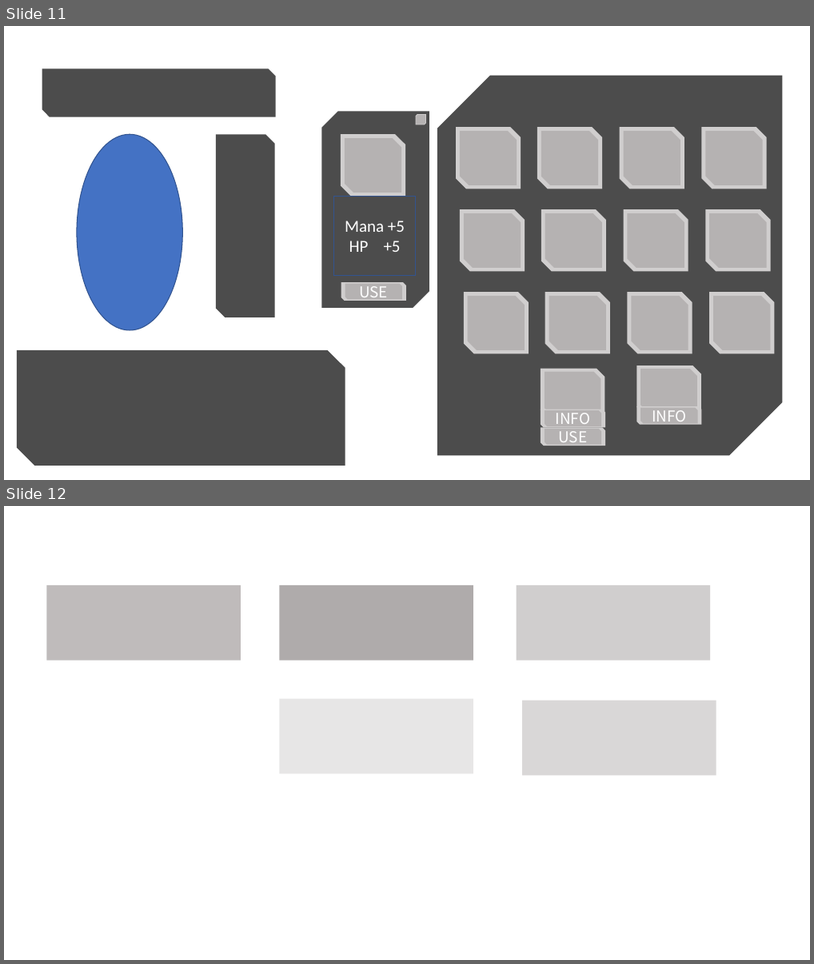
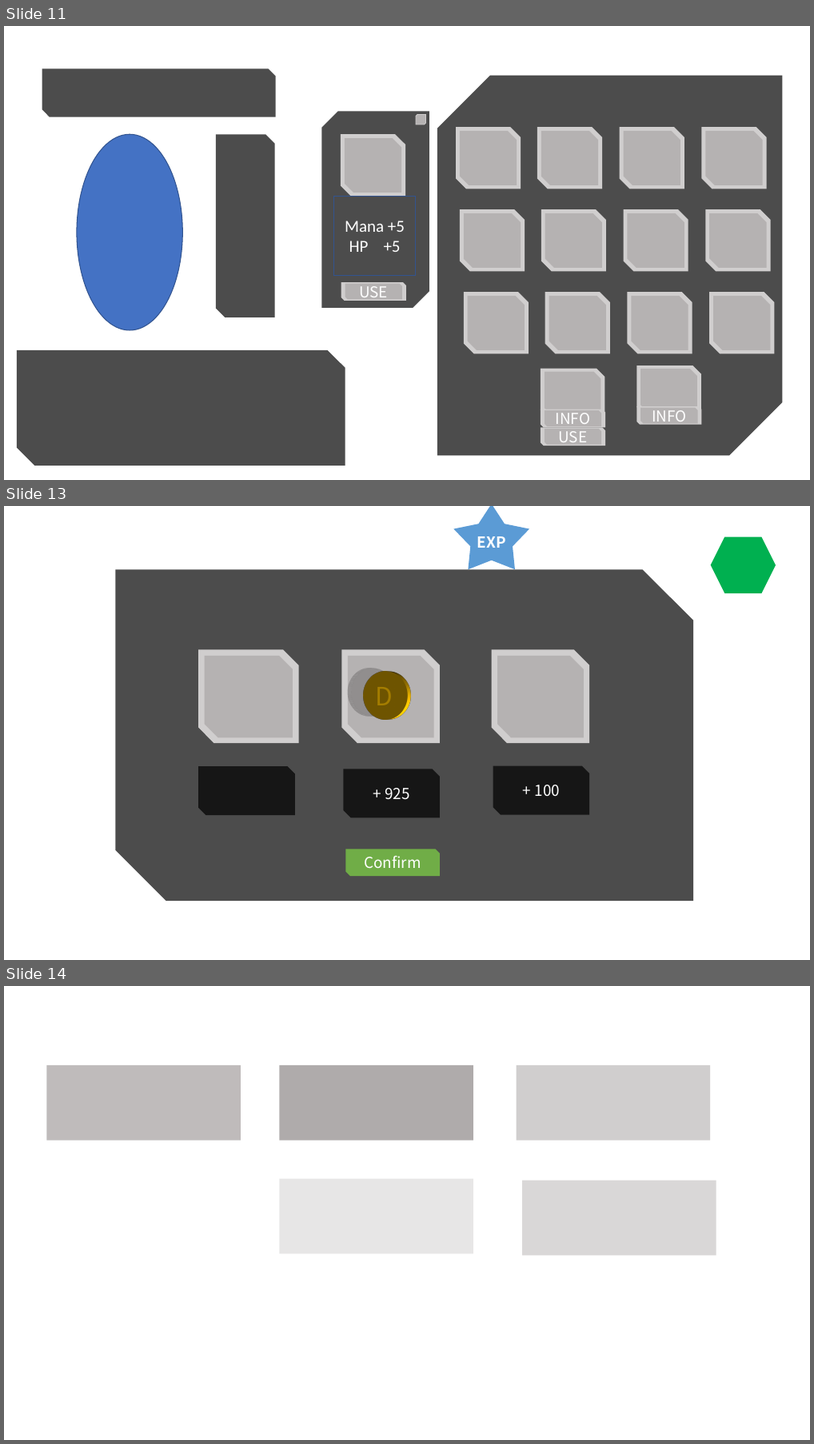
Before and after one commit to Seoha57/SW, a slide deck: Projects/SW_Design/UI/UI_design.pptx. Shown one above the other, each under a label of ours: slides 11 and 12 before the commit, slides 11, 13 and 14 after it; the slides between them are not shown. The pictures are 814x964 and 814x1444 pixels, drawn with LibreOffice and Linux fonts; fonts in the diff are those of the drawing. Boxes give left, top, right and bottom in pixels: in the first picture for what was removed or moved away, otherwise in the second. Text is boxed around its words. In the diff, an @@ line names an element or a change of style, - is before the commit and + after.

```diff
--- a/Projects/SW_Design/UI/UI_design.pptx
+++ b/Projects/SW_Design/UI/UI_design.pptx
@@ slide 13 added at bbox=[4, 506, 810, 960], background #FFFFFF @@
@@ star added at bbox=[454, 506, 530, 569], fill #5B9BD5, 18 pt, text #FFFFFF, bold @@
+EXP
@@ hexagon added at bbox=[711, 537, 777, 593], fill #00B050 @@
@@ snip diag rect added at bbox=[115, 569, 694, 900], fill #000000 at 70% opacity @@
@@ snip diag rect added at bbox=[198, 649, 299, 743], fill #D0CECE @@
@@ snip diag rect added at bbox=[342, 649, 440, 743], fill #D0CECE @@
@@ snip diag rect added at bbox=[491, 649, 590, 743], fill #D0CECE @@
@@ snip diag rect added at bbox=[205, 656, 293, 738], fill #AFABAB at 80% opacity @@
@@ snip diag rect added at bbox=[348, 656, 434, 738], fill #AFABAB at 80% opacity @@
@@ ellipse added at bbox=[359, 671, 410, 720], fill #826300, 30 pt, text #A47D00 @@
+D
@@ snip diag rect added at bbox=[498, 656, 583, 738], fill #AFABAB at 80% opacity @@
@@ snip diag rect added at bbox=[198, 766, 295, 815], fill #000000 at 70% opacity @@
@@ snip diag rect added at bbox=[343, 768, 440, 817], fill #000000 at 70% opacity, 18 pt, text #FFFFFF @@
++ 925
@@ snip diag rect added at bbox=[494, 765, 590, 815], fill #000000 at 70% opacity, 18 pt, text #FFFFFF @@
++ 100
@@ snip diag rect added at bbox=[346, 849, 440, 876], fill #70AD47 @@
@@ snip diag rect added at bbox=[352, 850, 434, 874], fill #70AD47, 18 pt, text #FFFFFF @@
+Confirm
@@ what was slide 12 is now slide 14 @@
```
Also in this commit, not shown: 1 slide changed, 2 other slides added, 29 other files.
